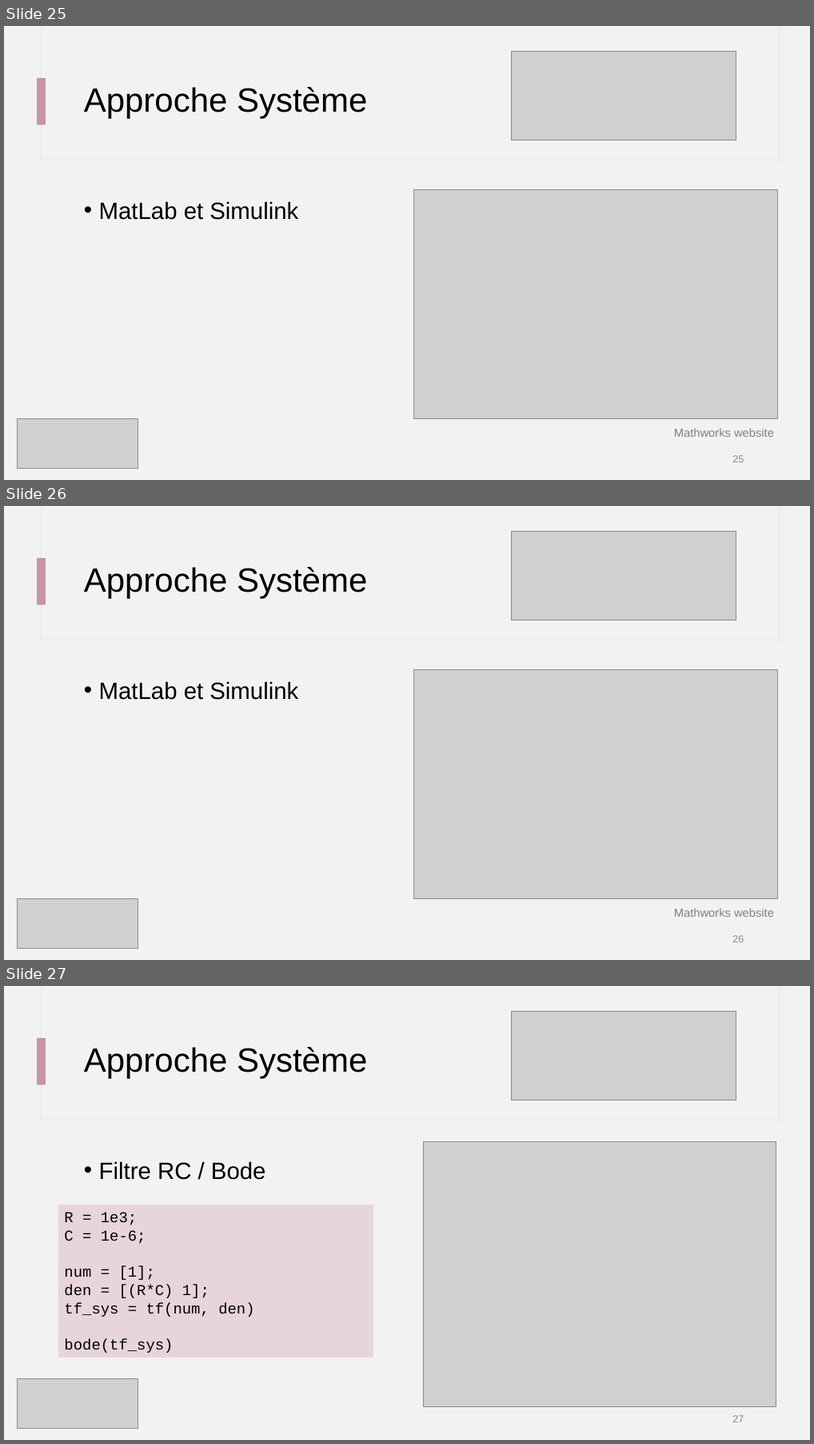
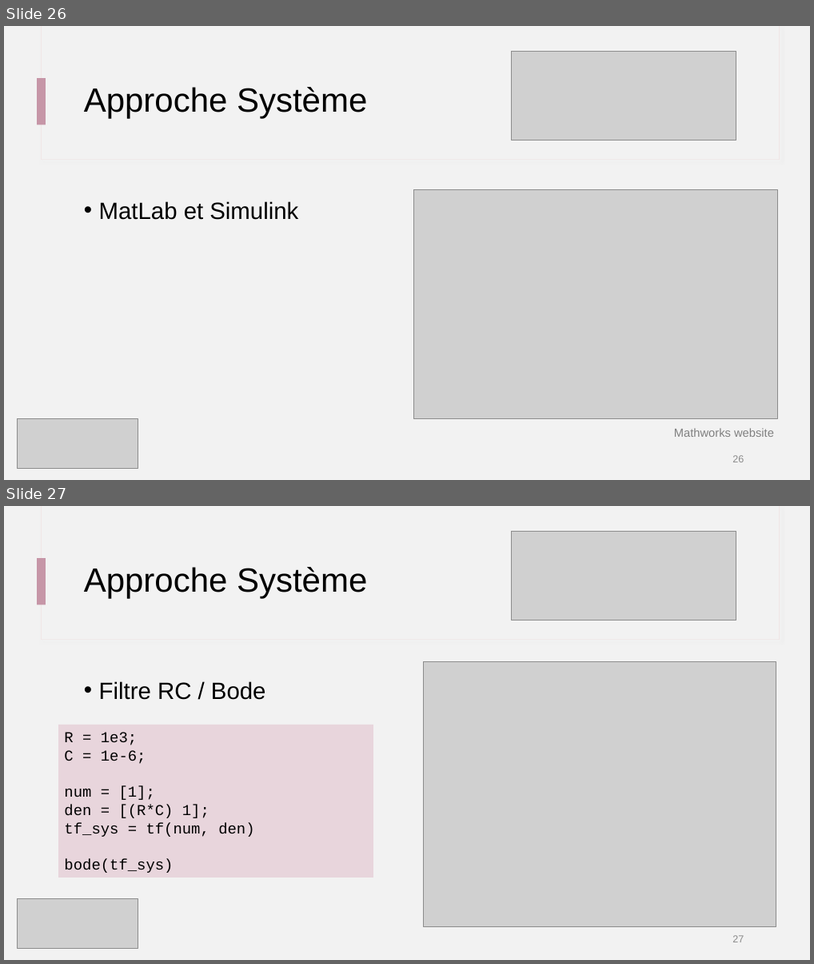
Before and after one commit to IOGS-Digital-Methods/semester-5, a slide deck: ONIP/onip_b1_methodes_numeriques/seance2_equation_diff/B1_s4_1_Approche_Systeme.pptx. Shown one above the other, each under a label of ours: slides 25, 26 and 27 before the commit, slides 26 and 27 after it. The pictures are 814x1444 and 814x964 pixels, drawn with LibreOffice and Linux fonts; fonts in the diff are those of the drawing; grey boxes stand for pictures. Boxes give left, top, right and bottom in pixels: in the first picture for what was removed or moved away, otherwise in the second. Text is boxed around its words. In the diff, an @@ line names an element or a change of style, - is before the commit and + after.

```diff
--- a/ONIP/onip_b1_methodes_numeriques/seance2_equation_diff/B1_s4_1_Approche_Systeme.pptx
+++ b/ONIP/onip_b1_methodes_numeriques/seance2_equation_diff/B1_s4_1_Approche_Systeme.pptx
@@ slide 26 removed at <box>4,506,810,960</box>, background #F2F2F2; not listed: 3 template elements that a slide beside it also shows @@
@@ picture removed at <box>511,532,737,620</box> @@
@@ title removed at <box>84,567,367,599</box> @@
-Approche Système
@@ picture removed at <box>414,670,778,899</box> @@
@@ text removed at <box>99,681,298,700</box> @@
-• MatLab et Simulink
@@ picture removed at <box>18,899,138,948</box> @@
@@ text removed at <box>674,908,774,916</box> @@
-Mathworks website
@@ page number removed at <box>733,935,744,942</box> @@
-26
@@ what was slide 25 is now slide 26 @@
```
Also in this commit, not shown: 1 slide added, 4 other files.
